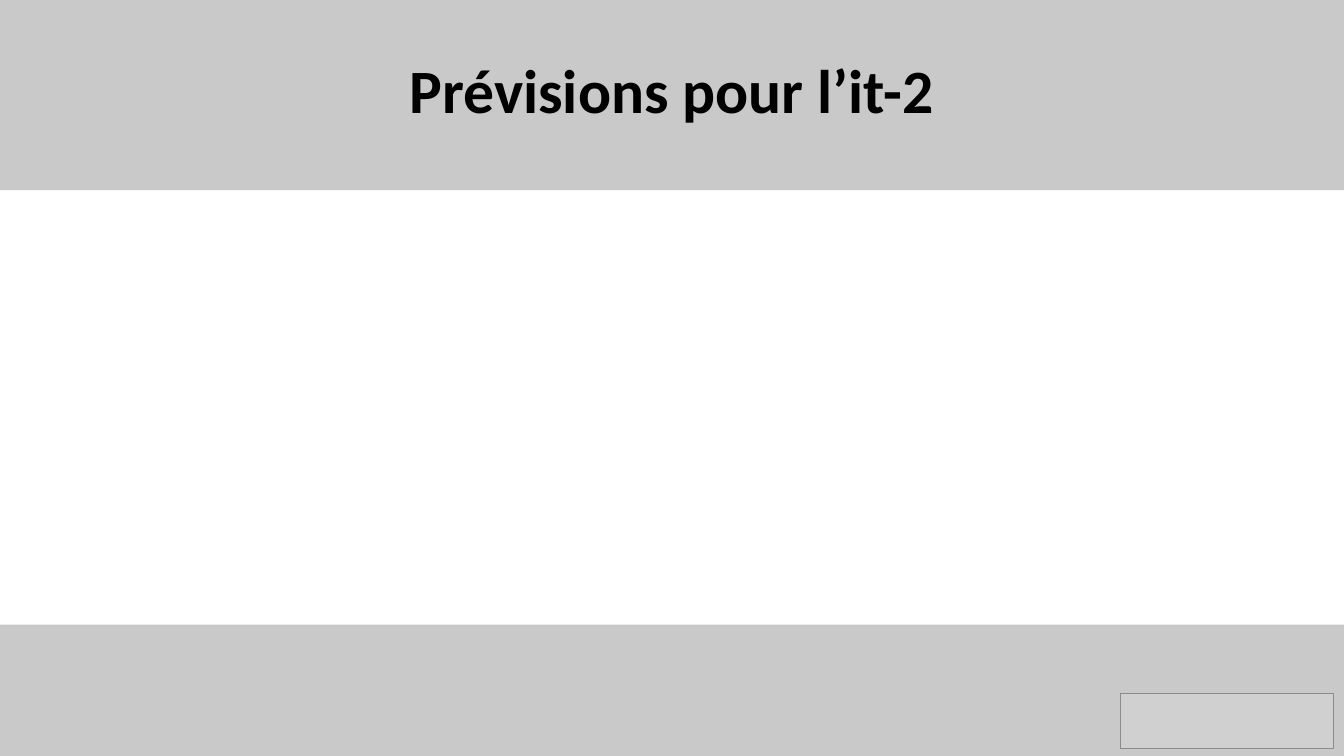
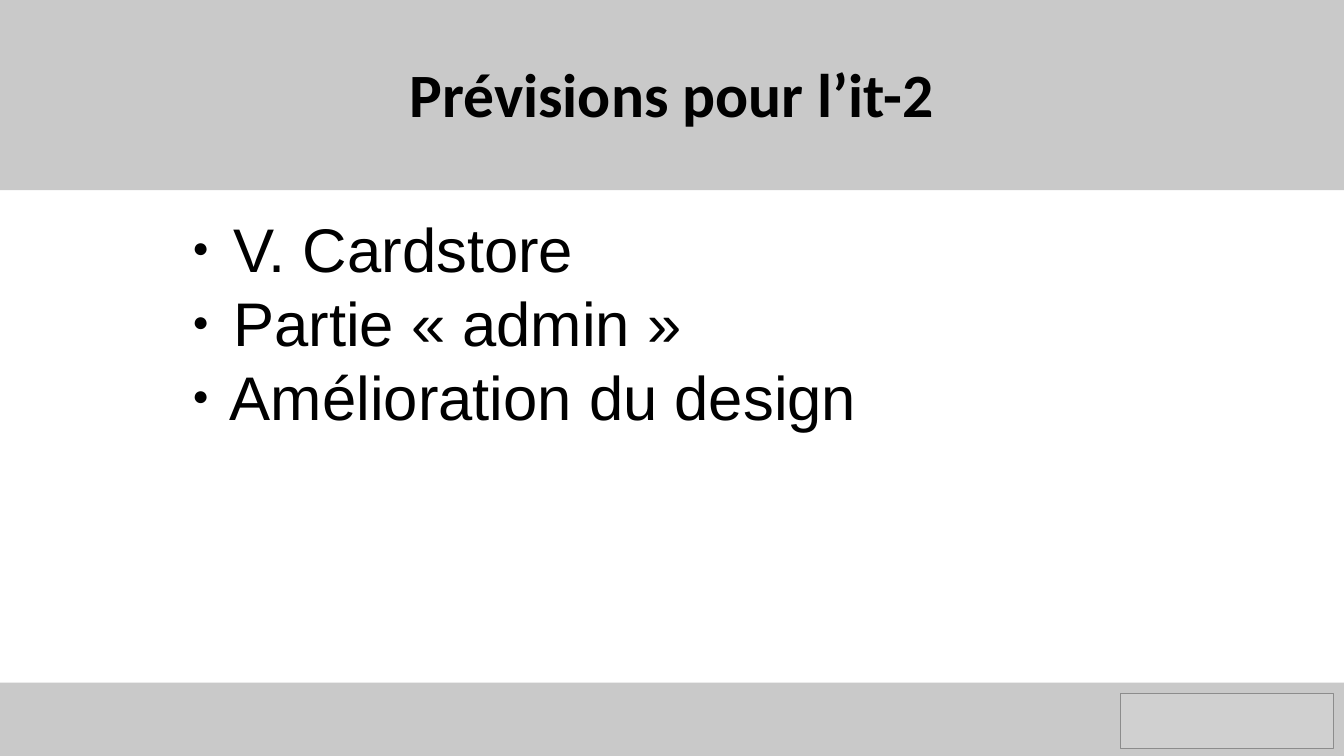
Before and after one commit to benjaminrodriguez/MemoCards, a slide deck: slide 9 of MemoCards_Ite1.pptx (slide 6 before the commit). Drawn at 1344x756 pixels with LibreOffice and Linux fonts; fonts in the diff are those of the drawing; grey boxes stand for pictures. Boxes give left, top, right and bottom in pixels: in the first picture for what was removed or moved away, otherwise in the second. Text is boxed around its words. In the diff, an @@ line names an element or a change of style, - is before the commit and + after.

```diff
--- a/MemoCards_Ite1.pptx
+++ b/MemoCards_Ite1.pptx
@@ text "Prévisions pour l’it-2" at [409,72,933,127]: line spacing 0.9 to 1 @@
@@ text added at [230,227,856,432], 44 pt, text #000000 @@
+● V. Cardstore
+● Partie « admin »
+● Amélioration du design
@@ rectangle: place and size @@
-rectangle at [0,625,1344,756]
+rectangle at [0,683,1344,756]
```
Also in this commit, not shown: 5 other slides changed, 3 slides added, 3 other files.
